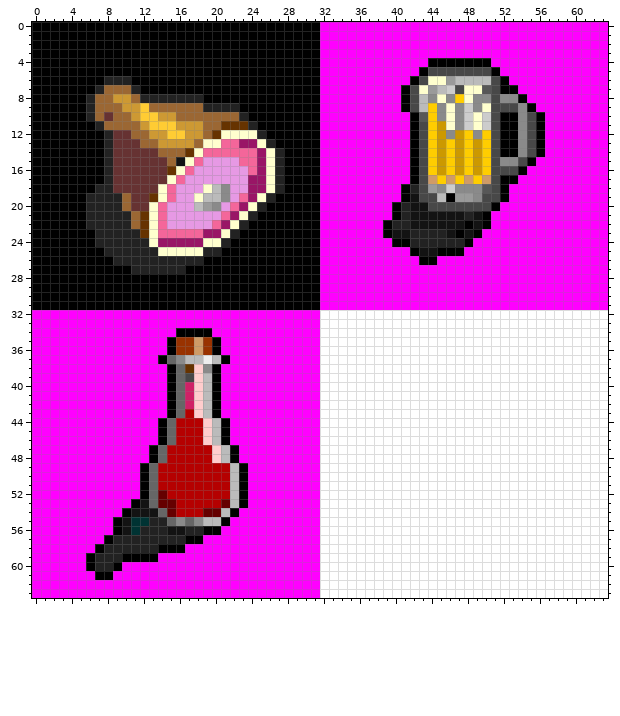
One commit to this pixel-art sprite: worlds/haxima-1.002/food.png. That is the earlier state.
The file is 64x64 pixels. Colours within 5 levels of each other are drawn and written as one.
Once edited:
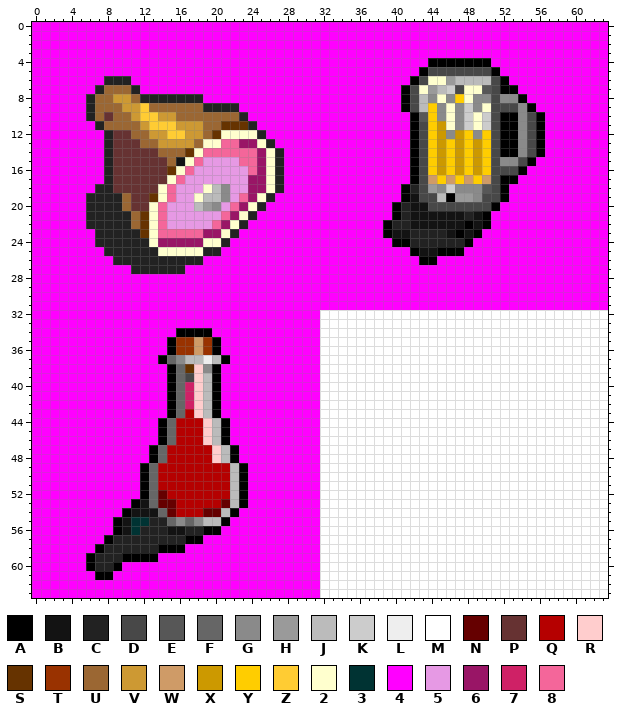
Palette (. is transparent): A #000000  B #131313  C #222222  D #484848  E #575757  F #666666  G #8a8a8a  H #9a9a9a  J #bbbbbb  K #cccccc  L #eeeeee  M #ffffff  N #650000  P #663232  Q #b50000  R #ffcdcd  S #663300  T #993200  U #9b6733  V #cd9933  W #cf9b67  X #cc9900  Y #ffcd00  Z #ffcc33  2 #ffffce  3 #003333  4 #ff00ff  5 #e699e4  6 #991566  7 #cf2166  8 #f4669a
Difference:
Changed rows in their new state; - is an unchanged pixel.
first column x 0:
 0 44444444444444444444444444444444
 1 44444444444444444444444444444444
 2 44444444444444444444444444444444
 3 44444444444444444444444444444444
 4 44444444444444444444444444444444
 5 44444444444444444444444444444444
 6 44444444---444444444444444444444
 7 4444444-----44444444444444444444
 8 444444-------------4444444444444
 9 444444-----------------444444444
10 444444------------------44444444
11 4444444------------------4444444
12 44444444------------------444444
13 44444444-------------------44444
14 44444444--------------------4444
15 44444444--------------------4444
16 44444444--------------------4444
17 44444444--------------------4444
18 4444444---------------------4444
19 444444---------------------44444
20 444444--------------------444444
21 444444-------------------4444444
22 444444------------------44444444
23 4444444----------------444444444
24 4444444---------------4444444444
25 44444444-------------44444444444
26 444444444----------4444444444444
27 44444444444------444444444444444
28 44444444444444444444444444444444
29 44444444444444444444444444444444
30 44444444444444444444444444444444
31 44444444444444444444444444444444
Changed places in both pictures, as pixel boxes (x1, y1, x2, y2):
changed: (32, 22, 320, 310)
